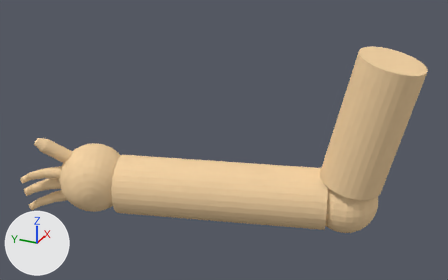
One commit to the Blender file Magic 2.0 Unity/Assets/Charakter/Arms0.2_right.blend: the scene before it, then after it.
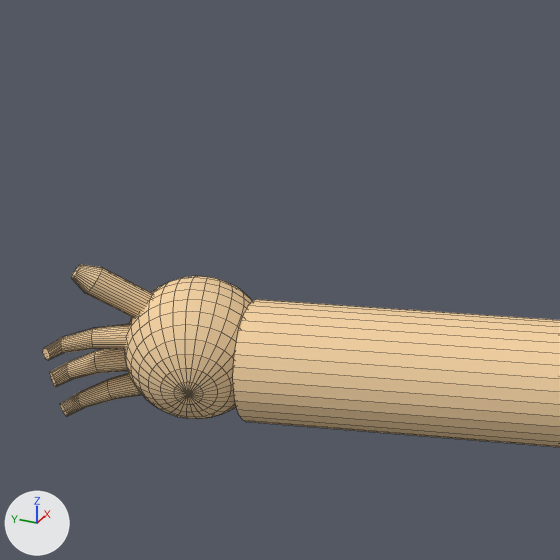
There are two pictures of each version: one whole from a 50 mm camera at (-2.86, -2.68, 2.78) aimed at (1.0, -0.94, 0.85), one close up on the part from 0% to 60% of the width and 4% to 100% of the height. Lighting does not change. The marker at lower left points along +X, +Y and +Z. The close-ups show mesh edges as thin lines.

Names of what the first close-up shows: 'Arm_right'.
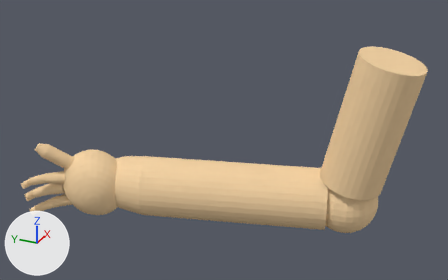
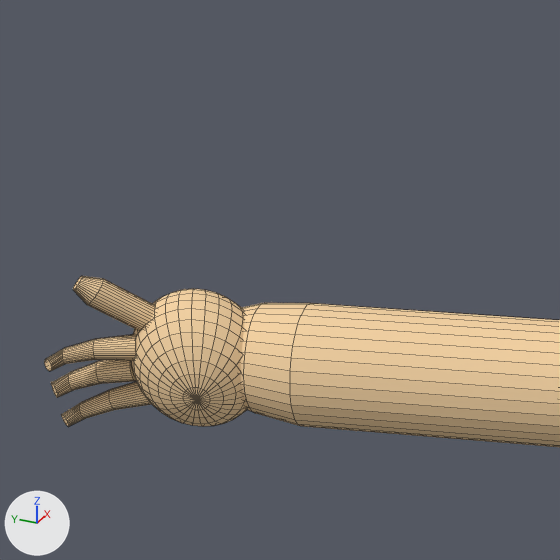
Patch to the scene script:
```diff
--- a/Magic 2.0 Unity/Assets/Charakter/Arms0.2_right.blend.py
+++ b/Magic 2.0 Unity/Assets/Charakter/Arms0.2_right.blend.py
@@ me_cylinder_009 @@
 # used by ob_arm_right; location = (1.091, -1.138, 0.579); rotation_euler = (0.211, 0.0, 0.0), in degrees (12, 0, 0); scale = (0.236, 0.236, 0.236)
-me_cylinder_009.from_pydata(...)  # 1572 vertices, 1452 faces; spans x -3.06..1.95, y -4.07..6.84, z -3.13..4.78
+me_cylinder_009.from_pydata(...)  # 1636 vertices, 1516 faces; spans x -3.06..1.95, y -4.07..6.8, z -3.32..4.78
+# me_cylinder_009 part 1: 991 vertices moved from x -3.06..-0.16, y 3.77..6.84, z -3.13..-0.4 to x -3.06..-0.46, y 3.75..6.8, z -3.32..-0.59; 2 vertices removed from x -3.03..-2.7, y 6.66..6.72, z -1.68..-1.62; 66 vertices added at x -3.03..0.09, y 2.9..6.64, z -2.6..-0.57
 me_cylinder_009.materials.append(mat_haut1)
```

Pixel boxes [x1, y1, x2, y2] of what changed, in the close-ups (560 x 560 px):
'Arm_right', reshaped: before [43, 264, 560, 447]; after [44, 276, 560, 447]
